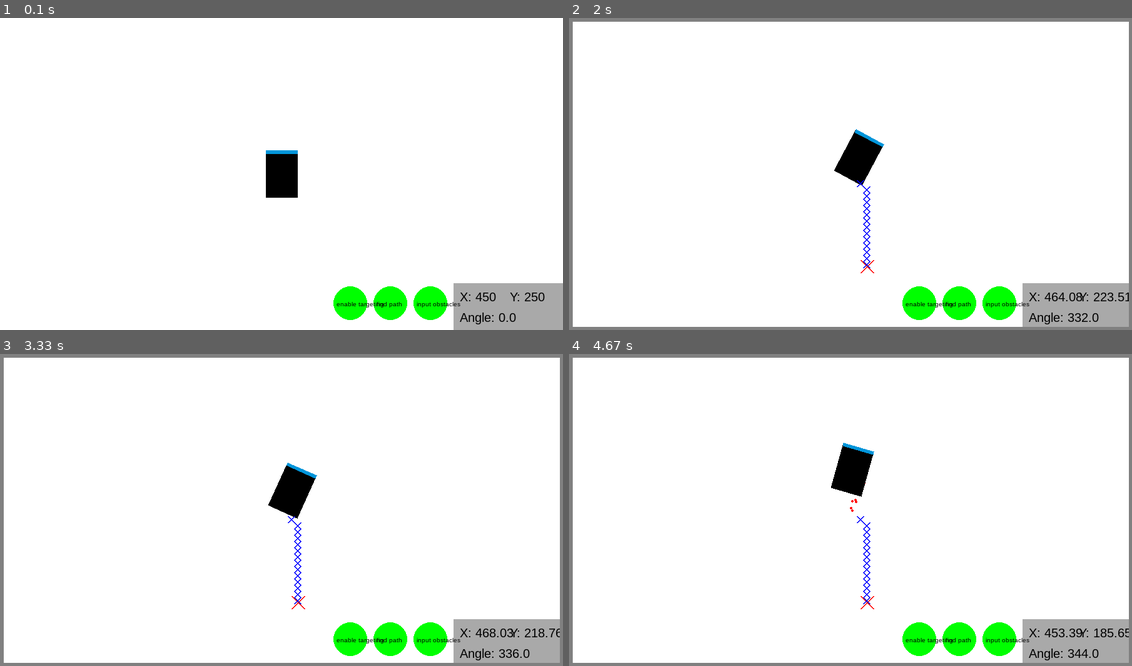
Above: before the commit, frames 1-4 (two rows, left to right).
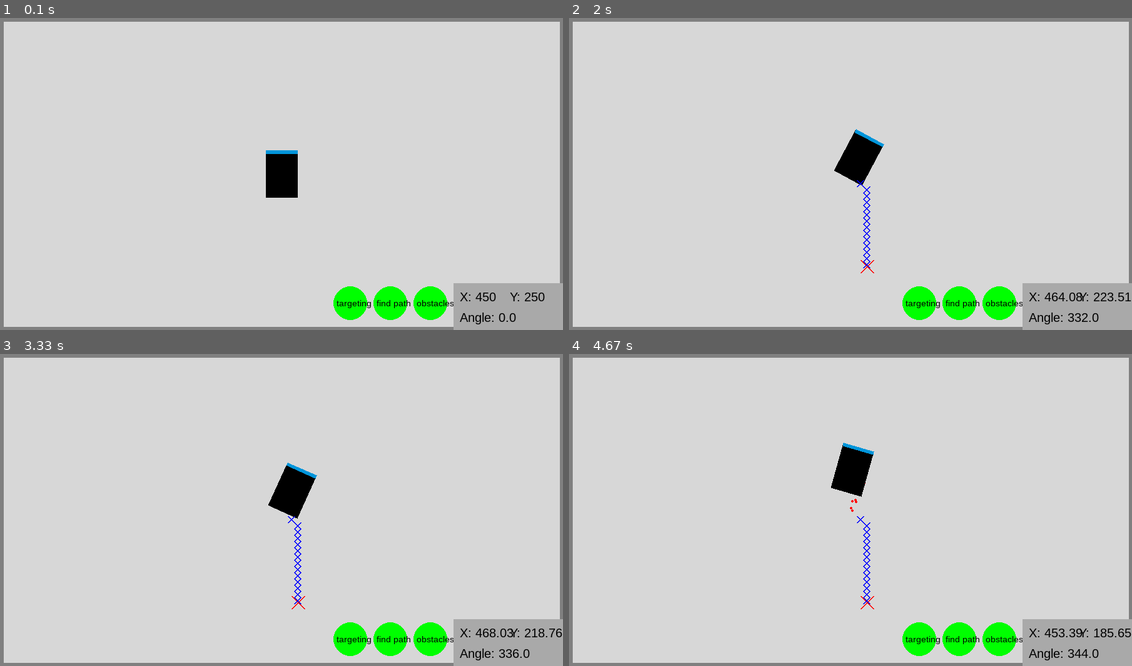
Above: after the commit, the same moments.

Repository: Wooyceps/mobile-robot-pygame-simulation
Game: pygame game, started from main.py
Two runs of this game, one before a commit and one after it. Both use one fixed random seed, a clock stepped at 60 frames per second and the inputs below.
Inputs (mouse positions are in pixels of both pictures, inside the frame that each line leads up to):
- Up to frame 1 (0.1 s): no input
- Up to frame 2 (2 s): click (918, 301) at 0.38 s, where only the run after the commit has a clickable "targeting"; press the mouse at (867, 267) at 0.7 s; move the mouse to (884, 230) at 0.8 s; release the mouse at (906, 195) at 0.93 s; press the mouse at (957, 301) at 1.03 s; move the mouse to (839, 205) at 1.13 s; release the mouse at (721, 111) at 1.27 s; hold Right 1.33-1.8 s; hold Up from 1.83 s (still down)
- Up to frame 3 (3.33 s): release Up at 2.13 s; hold Right 2.17-2.63 s; hold Left 2.67-3.2 s; hold Down from 3.23 s (still down)
- Up to frame 4 (4.67 s): release Down at 3.53 s; hold Left 3.57-3.97 s; hold Up 4-4.37 s; hold Right from 4.4 s (still down)

The runs differ from the first frame. In frame 1, 95% of the frame differs, in the area x 0-100%, y 0-100%; in frame 2, 92%; in frame 3, 92%; in frame 4, 92%.

Commit message:
added "danger zone" padding so tht amr doesnt collide with obstacles during future movement

Diff:
--- a/AMR.py
+++ b/AMR.py
@@ -17,6 +17,7 @@
         self.leave_track = True
         self.plan_trajectory = False
         self.width, self.height = 50, 75
+        self.half_diag = math.sqrt((self.height / 2) ** 2 + (self.width / 2) ** 2)
         self.x, self.y = WIDTH // 2, HEIGHT // 2
         self.angle_rad = 0
         self.color = BLACK
@@ -78,7 +79,7 @@
         # AMR body base
         points = []
 
-        half_diag = math.sqrt((self.height / 2) ** 2 + (self.width / 2) ** 2)
+        half_diag = self.half_diag
         rect_ang = math.atan2(self.height / 2, self.width / 2)
         rect_angles = [rect_ang, -rect_ang + math.pi, rect_ang + math.pi, -rect_ang]
 
@@ -92,16 +93,14 @@
         # AMR front light feature
         points = []
 
-        half_diag_outer = math.sqrt((self.height / 2) ** 2 + (self.width / 2) ** 2)
         half_diag_inner = math.sqrt((self.height / 2 - 5) ** 2 + (self.width / 2) ** 2)
-        rect_ang_outer = math.atan2(self.height / 2, self.width / 2)
         rect_ang_inner = math.atan2(self.height / 2 - 5, self.width / 2)
-        rect_angles = [rect_ang_outer, -rect_ang_outer + math.pi, -rect_ang_inner + math.pi, rect_ang_inner]
+        rect_angles = [rect_ang, -rect_ang + math.pi, -rect_ang_inner + math.pi, rect_ang_inner]
 
         for idx, angle in enumerate(rect_angles):
             if idx < 2:
-                y_offset = -1 * half_diag_outer * math.sin(angle + self.angle_rad)
-                x_offset = half_diag_outer * math.cos(angle + self.angle_rad)
+                y_offset = -1 * half_diag * math.sin(angle + self.angle_rad)
+                x_offset = half_diag * math.cos(angle + self.angle_rad)
             else:
                 y_offset = -1 * half_diag_inner * math.sin(angle + self.angle_rad)
                 x_offset = half_diag_inner * math.cos(angle + self.angle_rad)
--- a/assets.py
+++ b/assets.py
@@ -13,5 +13,6 @@
 DARK_GREY = (128, 128, 128)
 GREEN = (0, 255, 0)
 GREY = (169, 169, 169)
+LIGHT_GREY = (215, 215, 215)
 
 FONT = 'arial'
--- a/main.py
+++ b/main.py
@@ -1,6 +1,6 @@
 import pygame as pg
 from AMR import Amr
-from assets import WHITE, WIN
+from assets import LIGHT_GREY, WIN
 
 
 pg.display.set_caption("AMR simulation")
@@ -9,7 +9,7 @@
 
 
 def draw_simulation(*argv):
-    WIN.fill(WHITE)
+    WIN.fill(LIGHT_GREY)
 
     for obj in argv:
         obj.draw()
@@ -40,7 +40,7 @@
         keys = pg.key.get_pressed()
         amr.handle_movement(keys, mouse_down)
         amr.map.handle_obstacles(mouse_down, mouse_up)
-        draw_simulation(amr, amr.interface, amr.map)
+        draw_simulation(amr, amr.map, amr.interface)
 
 
 if __name__ == "__main__":
--- a/map.py
+++ b/map.py
@@ -10,18 +10,21 @@
         self.amr = amr
         self.width = WIDTH
         self.height = HEIGHT
-        self.grid = np.zeros((self.width, self.height))  # Zmieniamy kolejność wymiarów
-        self.obstacles = []
+        self.obstacles = [((0, 0), (0, 5), (WIDTH, 5), (WIDTH, 0)),
+                          ((0, 0), (0, HEIGHT), (5, HEIGHT), (5, 0)),
+                          ((0, HEIGHT - 5), (0, HEIGHT), (WIDTH, HEIGHT), (WIDTH, HEIGHT - 5)),
+                          ((WIDTH - 5, 0), (WIDTH, 0), (WIDTH, HEIGHT), (WIDTH - 5, HEIGHT))]
         self.target = None
         self.start = self.end = None
-        self.downsized_grid = np.zeros((self.width // 10, self.height // 10))  # Zmieniamy kolejność wymiarów
+        self.downsized_grid = np.zeros((self.width // 10, self.height // 10))
+        self.danger_map = np.zeros((self.width, self.height))
         self.enable_map = True
         self.enable_input = self.enable_pathfinding = self.enable_targeting = False
         self.button_radius = INTERFACE_HEIGHT // 2 - 10
         self.button_1 = (WIDTH - INTERFACE_WIDTH - self.button_radius - 10, HEIGHT - INTERFACE_HEIGHT + self.button_radius + 5)
         self.button_2 = (self.button_1[0] - 2 * self.button_radius - 10, self.button_1[1])
         self.button_3 = (self.button_2[0] - 2 * self.button_radius - 10, self.button_2[1])
-        self.font = pg.font.SysFont(FONT, 10)
+        self.font = pg.font.SysFont(FONT, 14)
 
         self.optimal_path = []
 
@@ -45,26 +48,33 @@
         return False
 
     def put_obstacle_on_grid(self):
-        self.obstacles.append(((0, 0), (0, 5), (WIDTH, 5), (WIDTH, 0)))
-        self.obstacles.append(((0, 0), (0, HEIGHT), (5, HEIGHT), (5, 0)))
-        self.obstacles.append(((0, HEIGHT - 5), (0, HEIGHT), (WIDTH, HEIGHT), (WIDTH, HEIGHT - 5)))
-        self.obstacles.append(((WIDTH - 5, 0), (WIDTH, 0), (WIDTH, HEIGHT), (WIDTH - 5, HEIGHT)))
-        for col in range(self.width):  # Zmieniamy kolejność pętli
+        last = None
+        for col in range(self.width):
             for row in range(self.height):
-                if self.is_obstacle((col, row)):  # Zamieniamy miejscami współrzędne
-                    self.grid[col][row] = 1  # Zamieniamy miejscami współrzędne
-                print(f"[{col}][{row}] = {self.grid[col][row]}")  # Zamieniamy miejscami współrzędne
-
-        for col in range(self.width // 10):  # Zmieniamy kolejność pętli
+                if self.is_danger_zone((col, row)):
+                    self.danger_map[col][row] = 1
+                prog = int((col * self.height + row)/(self.width*self.height)*100)
+                print(prog, "%") if last != prog else None
+                last = prog
+        print("100 %")
+        for col in range(self.width // 10):
             for row in range(self.height // 10):
-                print(col, row)
-                self.downsized_grid[col][row] = 1 if 1 in self.grid[col * 10: (col + 1) * 10, row * 10: (row + 1) * 10] else 0  # Zamieniamy miejscami współrzędne
+                self.downsized_grid[col][row] = 1 if 1 in self.danger_map[col * 10: (col + 1) * 10, row * 10: (row + 1) * 10] else 0  # ZMIENIĆ grid NA POŚREDNIĄ
 
     def is_obstacle(self, pos):
         for obstacle in self.obstacles:
             x_range = sorted({point[0] for point in obstacle})
             y_range = sorted({point[1] for point in obstacle})
             if x_range[0] <= pos[0] <= x_range[1] and y_range[0] <= pos[1] <= y_range[1]:
+                return True
+        return False
+
+    def is_danger_zone(self, pos):
+        for obstacle in self.obstacles:
+            x_range = sorted({point[0] for point in obstacle})
+            y_range = sorted({point[1] for point in obstacle})
+            if (x_range[0] - self.amr.half_diag) <= pos[0] <= (x_range[1] + self.amr.half_diag) and \
+                    (y_range[0] - self.amr.half_diag) <= pos[1] <= (y_range[1] + self.amr.half_diag):
                 return True
         return False
 
@@ -82,11 +92,11 @@
                 self.enable_targeting = not self.enable_targeting
 
     def draw_buttons(self):
-        for button, text, enabled in [(self.button_1, "input obstacles", self.enable_input),
+        for button, text, enabled in [(self.button_1, "obstacles", self.enable_input),
                                       (self.button_2, "find path", self.enable_pathfinding),
-                                      (self.button_3, "enable targeting", self.enable_targeting)]:
+                                      (self.button_3, "targeting", self.enable_targeting)]:
             pg.draw.circle(WIN, RED if enabled else GREEN, (button[0], button[1]), self.button_radius)
-            WIN.blit(self.font.render(text, 1, BLACK), (button[0] - self.button_radius + 5, button[1] - 5))
+            WIN.blit(self.font.render(text, 1, BLACK), (button[0] - self.button_radius + 5, button[1] - 8))
 
     def draw_obstacles(self):
         for obstacle in self.obstacles:
@@ -95,7 +105,7 @@
     def handle_obstacles(self, mouse_down, mouse_up=None):
         if self.enable_map:
             self.button_handler(mouse_down)
-            if self.enable_targeting and mouse_down and not self.is_on_button(mouse_down) and not self.is_obstacle(mouse_down):
+            if self.enable_targeting and mouse_down and not self.is_on_button(mouse_down) and not self.is_danger_zone(mouse_down):
                 self.target = mouse_down
                 print(f"target set: {mouse_down}")
                 self.enable_targeting = False if self.target else True
@@ -123,8 +133,8 @@
 
     def draw(self):
         if self.enable_map:
+            self.draw_obstacles()
             self.draw_buttons()
-            self.draw_obstacles()
             if self.enable_targeting or self.target:
                 mouse_pos = pg.mouse.get_pos() if self.enable_targeting else self.target
                 pg.draw.line(WIN, RED, (mouse_pos[0] - 10, mouse_pos[1] - 10), (mouse_pos[0] + 10, mouse_pos[1] + 10), 2)
